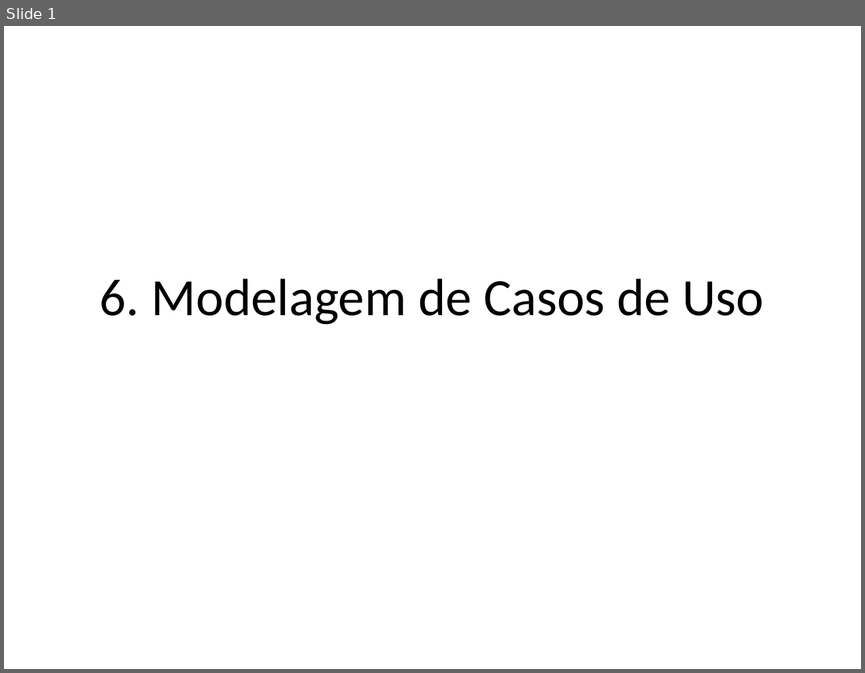
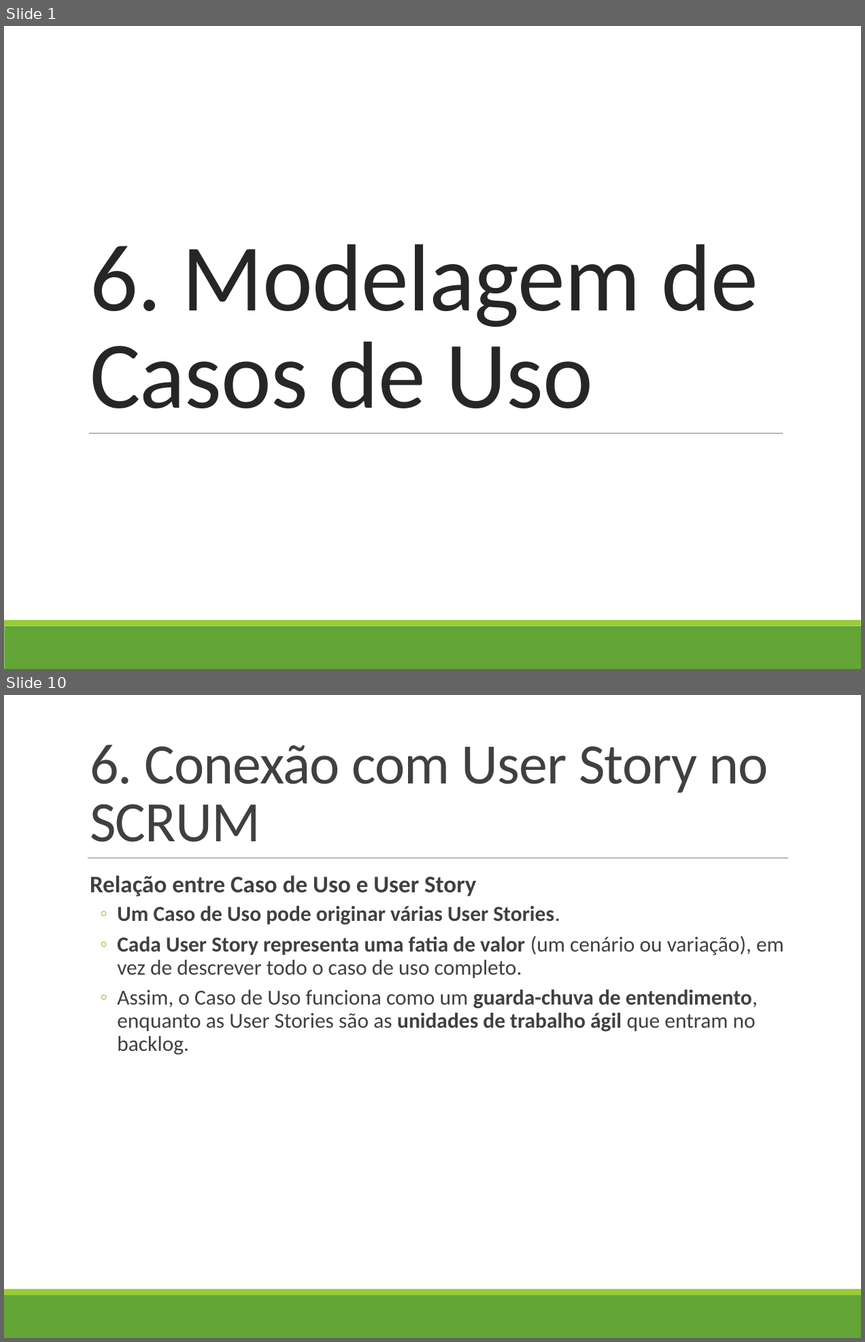
Before and after one commit to profAndreSouza/Material, a slide deck: Engenharia de Software/06 Modelagem de Casos de Uso.pptx. Shown one above the other, each under a label of ours: slide 1 before the commit, slides 1 and 10 after it; the slides between them are not shown. The pictures are 865x673 and 865x1342 pixels, drawn with LibreOffice and Linux fonts; fonts in the diff are those of the drawing. Boxes give left, top, right and bottom in pixels: in the first picture for what was removed or moved away, otherwise in the second. Text is boxed around its words. In the diff, an @@ line names an element or a change of style, - is before the commit and + after.

```diff
--- a/Engenharia de Software/06 Modelagem de Casos de Uso.pptx
+++ b/Engenharia de Software/06 Modelagem de Casos de Uso.pptx
@@ slide 10 added at (4, 695, 861, 1338), background #FFFFFF; not listed: 2 template elements that a slide beside it also shows @@
@@ title added at (90, 745, 768, 842), 48 pt, text #404040 @@
+6. Conexão com User Story no SCRUM
@@ line added from (88, 858) to (788, 858), #808080 0.5 pt @@
@@ text added at (90, 875, 784, 1055), 18 pt, text #404040, bold @@
+  Relação entre Caso de Uso e User Story
+  ◦ Um Caso de Uso pode originar várias User Stories.
+  ◦ Cada User Story representa uma fatia de valor (um cenário ou variação), em vez de descrever todo o caso de uso completo.
+  ◦ Assim, o Caso de Uso funciona como um guarda-chuva de entendimento, enquanto as User Stories são as unidades de trabalho ágil que entram no backlog.
@@ slide 1 changed as well @@
@@ title "6. Modelagem de Casos de ...": place and size @@
-title "6. Modelagem de Casos de ..." at (100, 278, 764, 325)
+title "6. Modelagem de Casos de ..." at (90, 244, 757, 408)
@@ title "6. Modelagem de Casos de ..." at (90, 244, 757, 408): size 44 to 80 pt, text colour #000000 to #262626, letter spacing 0 to -0.5 pt; alignment centre to left; line spacing 1 to 0.85; vertical alignment middle to bottom @@
@@ line added from (89, 433) to (783, 433), #808080 0.5 pt @@
@@ rectangle added at (4, 626, 861, 669), fill #63A537 @@
@@ rectangle added at (4, 620, 861, 626), fill #99CB38 @@
```
Also in this commit, not shown: 8 other slides changed, 1 other slide added, 24 slides removed.
